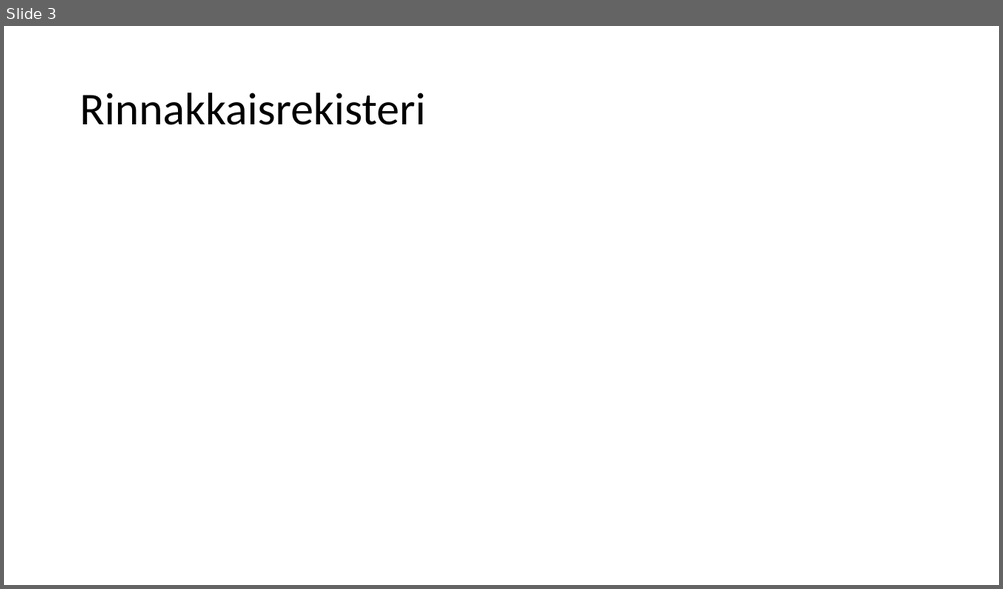
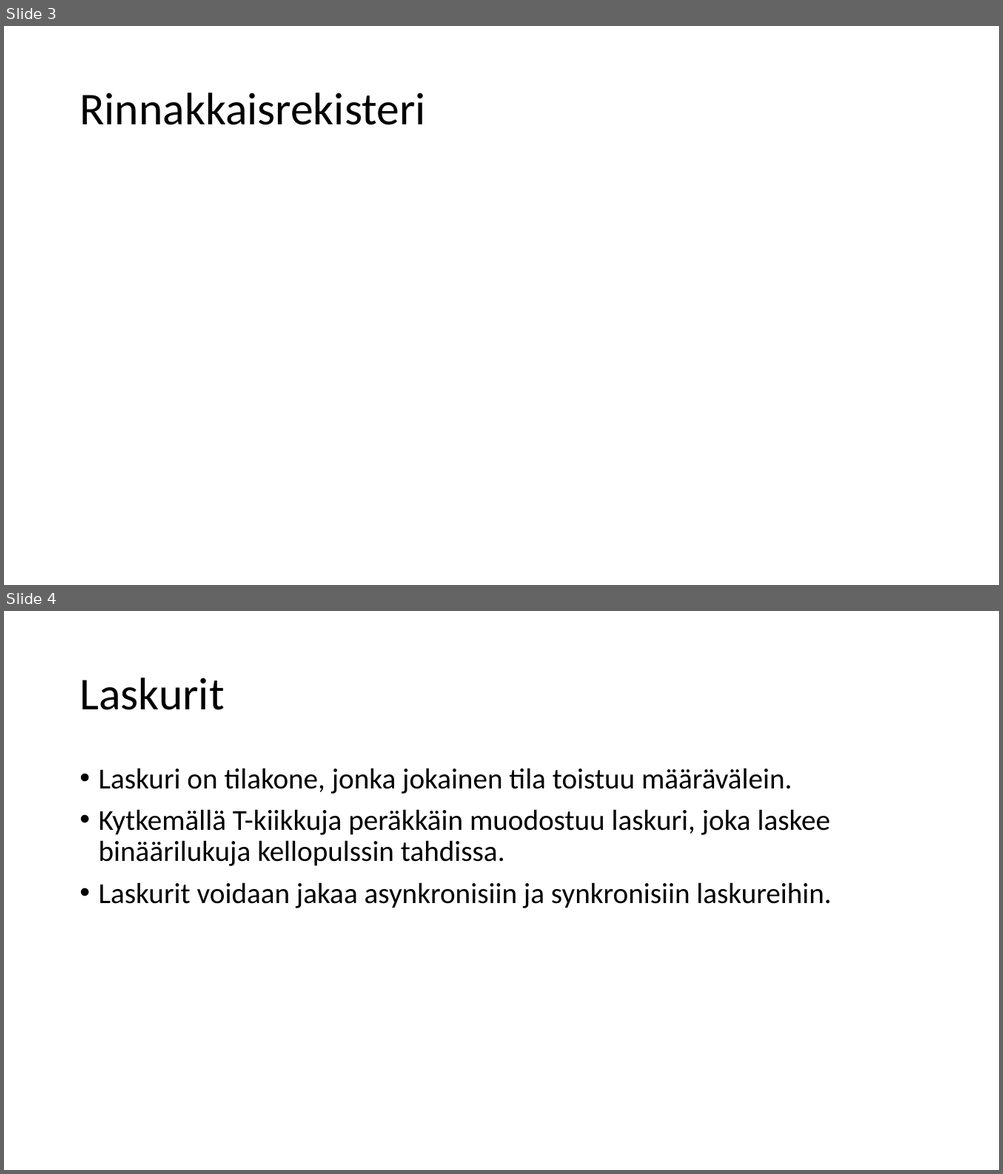
Before and after one commit to ArttuHeinonen/rekisteriLaskurit-digi2013, a slide deck: Rekisterit ja laskurit.pptx. Shown one above the other, each under a label of ours: slide 3 before the commit, slides 3 and 4 after it. The pictures are 1003x589 and 1003x1174 pixels, drawn with LibreOffice and Linux fonts; fonts in the diff are those of the drawing. Boxes give left, top, right and bottom in pixels: in the first picture for what was removed or moved away, otherwise in the second. Text is boxed around its words. In the diff, an @@ line names an element or a change of style, - is before the commit and + after.

Commit message:
Laskurit 1.0
Ensimmäinen edit

```diff
--- a/Rekisterit ja laskurit.pptx
+++ b/Rekisterit ja laskurit.pptx
@@ slide 4 added at bbox=[4, 611, 999, 1170], background #FFFFFF @@
@@ title added at bbox=[79, 678, 224, 710], 44 pt, text #000000 @@
+Laskurit
@@ text added at bbox=[99, 768, 831, 908], 28 pt, text #000000 @@
+• Laskuri on tilakone, jonka jokainen tila toistuu määrävälein.
+• Kytkemällä T-kiikkuja peräkkäin muodostuu laskuri, joka laskee binäärilukuja kellopulssin tahdissa.
+• Laskurit voidaan jakaa asynkronisiin ja synkronisiin laskureihin.
```
Also in this commit, not shown: 2 other slides added, 3 slides removed.
